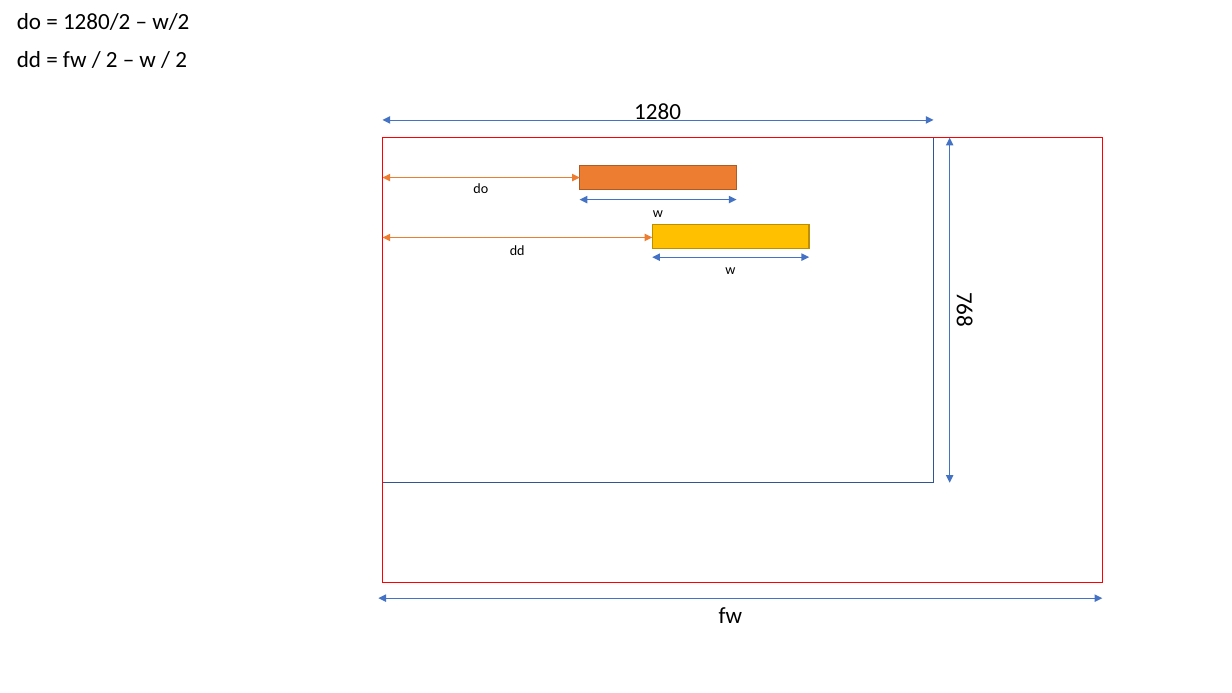
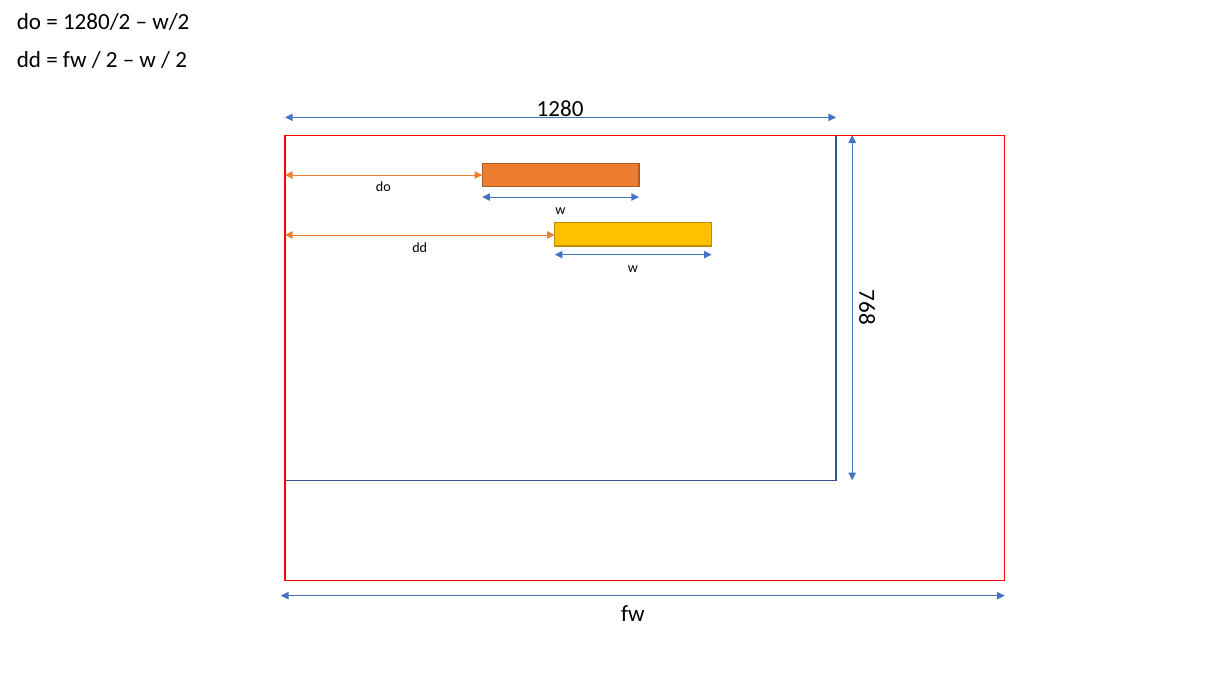
Before and after one commit to krockdur/Sokoban, a slide deck: slide 1 of Présentation1.pptx. Drawn at 1232x693 pixels with LibreOffice and Linux fonts; fonts in the diff are those of the drawing. Boxes give left, top, right and bottom in pixels: in the first picture for what was removed or moved away, otherwise in the second. Text is boxed around its words. In the diff, an @@ line names an element or a change of style, - is before the commit and + after.

```diff
--- a/Présentation1.pptx
+++ b/Présentation1.pptx
@@ 4 texts, 1 double arrow: place and size @@
-4 texts, 1 double arrow at [473, 138, 950, 623]
+4 texts, 1 double arrow at [376, 135, 852, 621]
@@ double arrow moved from (579, 177) - (383, 177) to (482, 175) - (286, 175) @@
@@ rectangle: place and size @@
-rectangle at [579, 165, 737, 189]
+rectangle at [482, 164, 640, 188]
@@ 3 double arrows, 2 rectangles, 1 text: place and size @@
-3 double arrows, 2 rectangles, 1 text at [383, 120, 1103, 583]
+3 double arrows, 2 rectangles, 1 text at [286, 117, 1006, 580]
@@ 2 texts, 2 double arrows, 1 rectangle: place and size @@
-2 texts, 2 double arrows, 1 rectangle at [379, 103, 1103, 598]
+2 texts, 2 double arrows, 1 rectangle at [281, 100, 1005, 596]
```
Also in this commit, not shown: 1 slide added, 4 other files.
